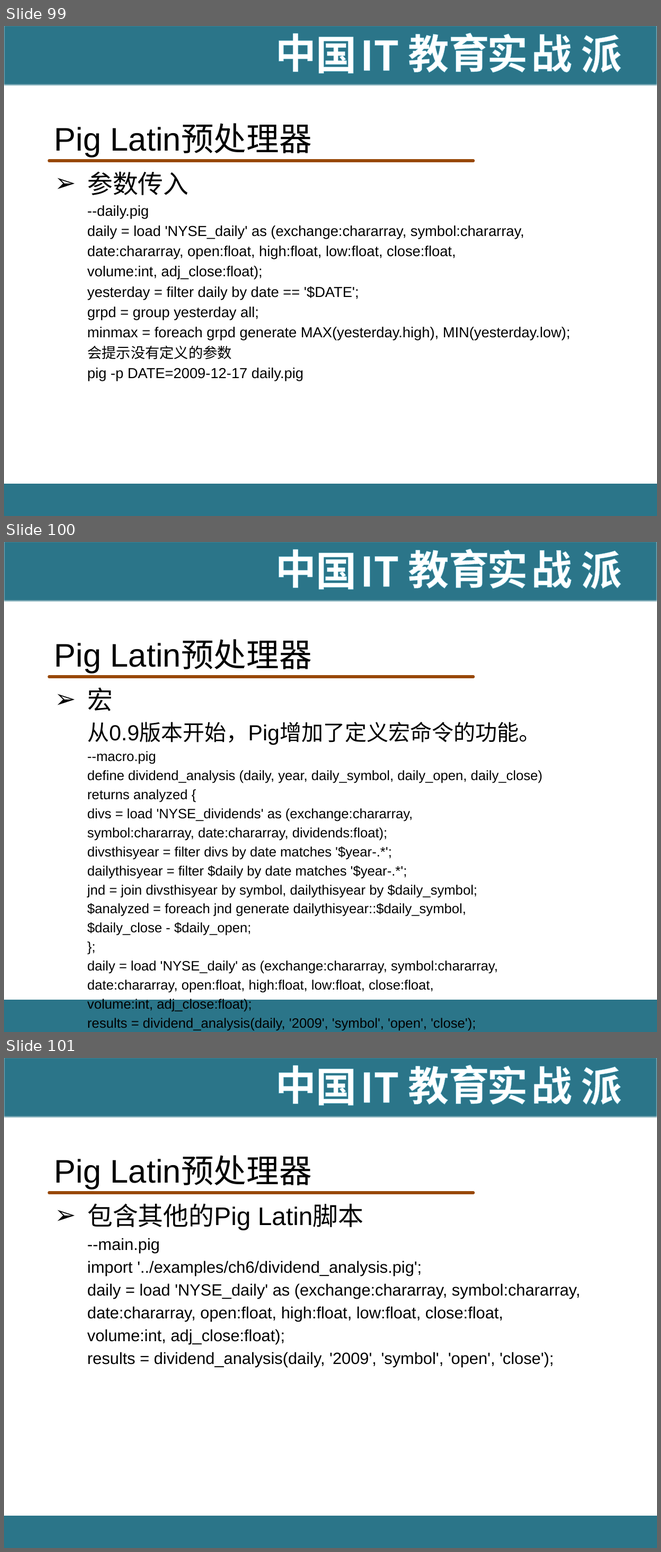
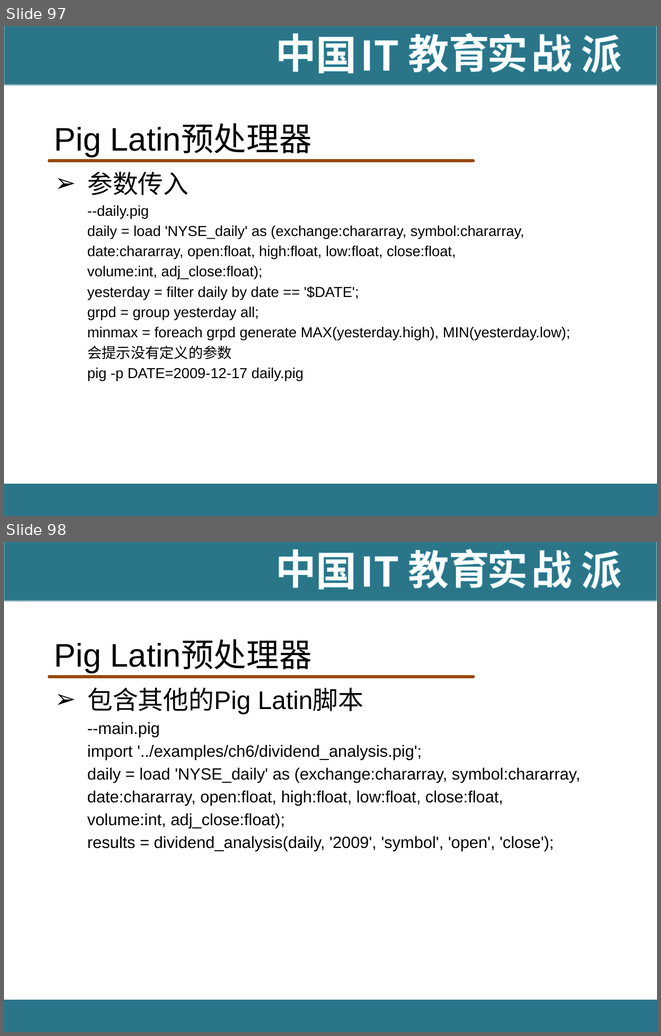
Before and after one commit to hanningxiao/BigData, a slide deck: [IT18掌www.it18zhang.com]Pig.pptx. Shown one above the other, each under a label of ours: slides 99, 100 and 101 before the commit, slides 97 and 98 after it. The pictures are 661x1552 and 661x1036 pixels, drawn with LibreOffice and Linux fonts; fonts in the diff are those of the drawing; background and template pictures are left out. Boxes give left, top, right and bottom in pixels: in the first picture for what was removed or moved away, otherwise in the second. Text is boxed around its words. In the diff, an @@ line names an element or a change of style, - is before the commit and + after.

```diff
--- a/[IT18掌www.it18zhang.com]Pig.pptx
+++ b/[IT18掌www.it18zhang.com]Pig.pptx
@@ slide 100 removed at (4,542,657,1032), background #FFFFFF; not listed: 11 template elements that a slide beside it also shows @@
@@ title removed at (54,641,312,673) @@
-Pig Latin预处理器
@@ text removed at (87,687,542,1031) @@
-➢ 宏
-  从0.9版本开始，Pig增加了定义宏命令的功能。
-  --macro.pig
-  define dividend_analysis (daily, year, daily_symbol, daily_open, daily_close)
-  returns analyzed {
-  divs = load 'NYSE_dividends' as (exchange:chararray,
-  symbol:chararray, date:chararray, dividends:float);
-  divsthisyear = filter divs by date matches '$year-.*';
-  dailythisyear = filter $daily by date matches '$year-.*';
-  jnd = join divsthisyear by symbol, dailythisyear by $daily_symbol;
-  $analyzed = foreach jnd generate dailythisyear::$daily_symbol,
-  $daily_close - $daily_open;
-  };
-  daily = load 'NYSE_daily' as (exchange:chararray, symbol:chararray,
-  date:chararray, open:float, high:float, low:float, close:float,
-  volume:int, adj_close:float);
-  results = dividend_analysis(daily, '2009', 'symbol', 'open', 'close');
@@ what was slide 99 is now slide 97 @@
@@ what was slide 101 is now slide 98 @@
```
Also in this commit, not shown: 2 slides changed, 1 slide added, 3 other slides removed, 1 other file.
